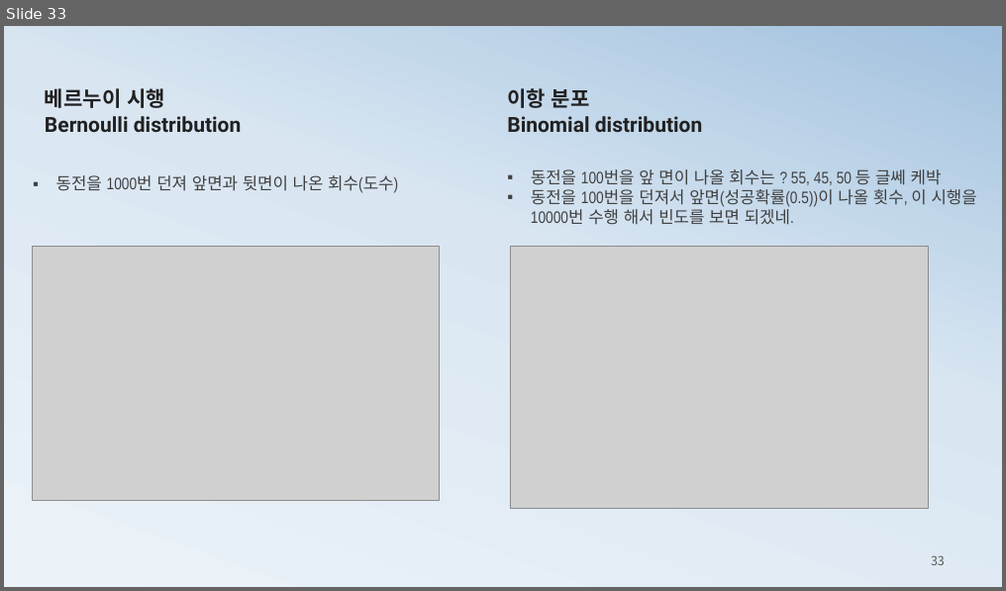
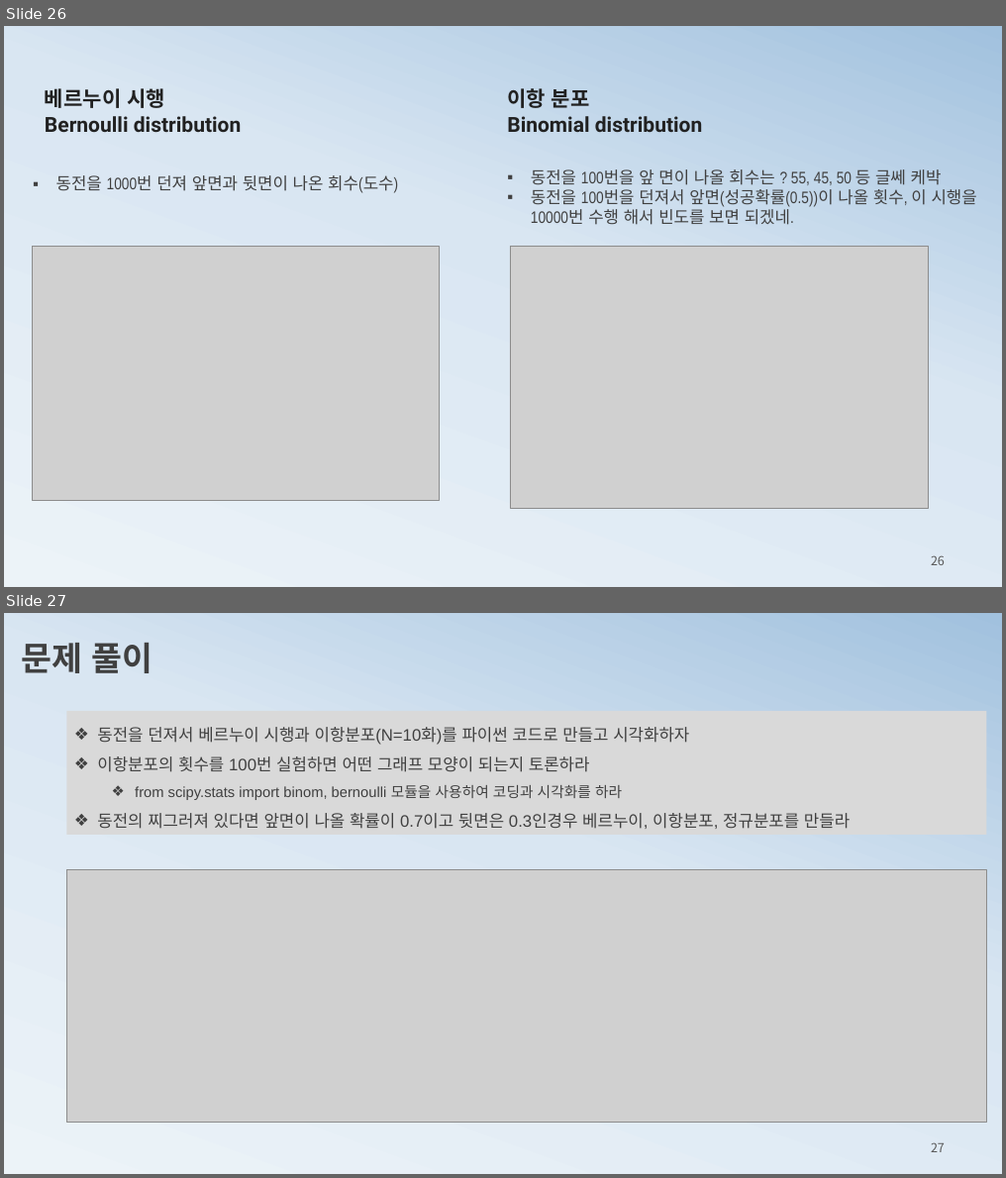
Before and after one commit to ancestor9/mathematics-for-machine-learning, a slide deck: 3_probability theory for machine learning.pptx. Shown one above the other, each under a label of ours: slide 33 before the commit, slides 26 and 27 after it. The pictures are 1006x591 and 1006x1178 pixels, drawn with LibreOffice and Linux fonts; fonts in the diff are those of the drawing; grey boxes stand for pictures. Boxes give left, top, right and bottom in pixels: in the first picture for what was removed or moved away, otherwise in the second. Text is boxed around its words. In the diff, an @@ line names an element or a change of style, - is before the commit and + after.

```diff
--- a/3_probability theory for machine learning.pptx
+++ b/3_probability theory for machine learning.pptx
@@ slide 27 added at [4, 613, 1002, 1174], background gradient #ECF3F8 to #D9E6F2 to #A1C1DE @@
@@ text added at [21, 643, 152, 673], 32 pt, text #404040, bold @@
+문제 풀이
@@ rectangle added at [67, 711, 986, 835], fill #D9D9D9, 16 pt, text #404040 @@
+❖ 동전을 던져서 베르누이 시행과 이항분포(N=10화)를 파이썬 코드로 만들고 시각화하자
+❖ 이항분포의 횟수를 100번 실험하면 어떤 그래프 모양이 되는지 토론하라
+  ❖ from scipy.stats import binom, bernoulli 모듈을 사용하여 코딩과 시각화를 하라
+❖ 동전의 찌그러져 있다면 앞면이 나올 확률이 0.7이고 뒷면은 0.3인경우 베르누이, 이항분포, 정규분포를 만들라
@@ picture added at [67, 870, 986, 1123] @@
@@ page number added at [931, 1143, 944, 1153], 12 pt, text #595959 @@
+27
@@ what was slide 33 is now slide 26 @@
@@ page number at [931, 556, 944, 566]: text changed @@
-33
+26
```
Also in this commit, not shown: 6 slides changed, 3 other slides added, 1 slide removed.
